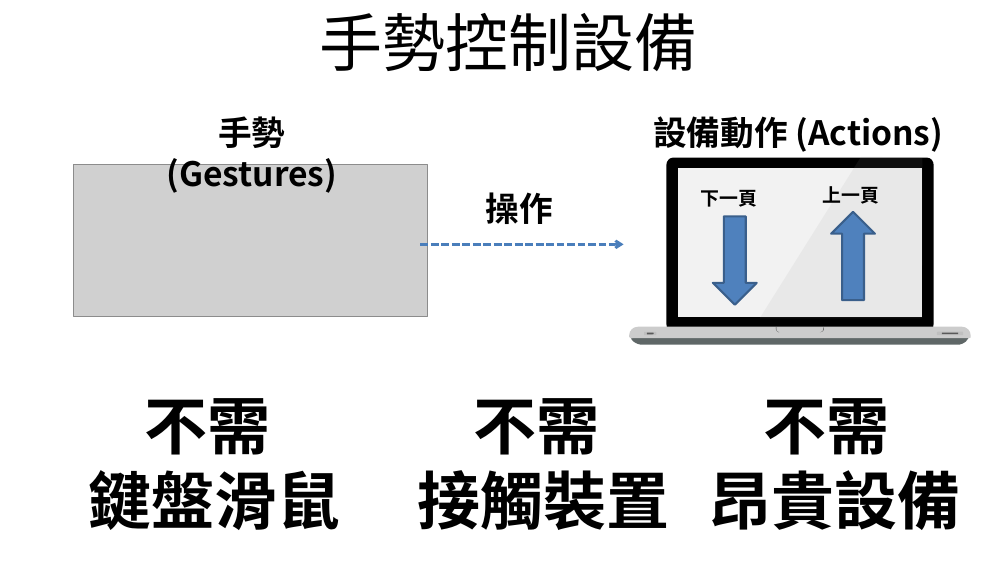
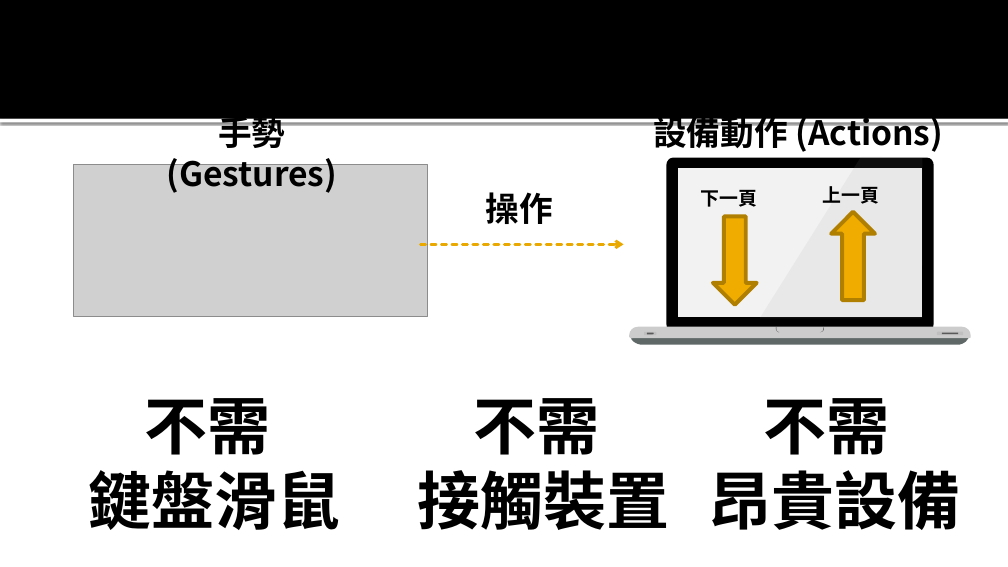
Before and after one commit to HCTsai/stylish_gesture_control, a slide deck: slide 2 of data/presentation_demo.pptx. Drawn at 1008x567 pixels with LibreOffice and Linux fonts; fonts in the diff are those of the drawing; grey boxes stand for pictures. Boxes give left, top, right and bottom in pixels: in the first picture for what was removed or moved away, otherwise in the second. Text is boxed around its words. In the diff, an @@ line names an element or a change of style, - is before the commit and + after.

```diff
--- a/data/presentation_demo.pptx
+++ b/data/presentation_demo.pptx
@@ rectangle added at (x1=0, y1=0, x2=1008, y2=119), fill #000000 @@
@@ text removed at (x1=320, y1=13, x2=698, y2=71) @@
-手勢控制設備
@@ rectangle added at (x1=0, y1=119, x2=1008, y2=123), fill #FFFFFF @@
@@ right arrow at (x1=713, y1=217, x2=757, y2=305): fill #4F81BD to #F0AD00; outline #3A5F8C 2 pt to #B28000 3.78 pt @@
@@ right arrow at (x1=831, y1=212, x2=875, y2=301): fill #4F81BD to #F0AD00; outline #3A5F8C 2 pt to #B28000 3.78 pt @@
@@ arrow (420, 244) - (624, 244): stroke #4B7EBC 2.5 pt dashed to #EBA900 2.5 pt dashed @@
```
Also in this commit, not shown: 11 other slides changed, 1 slide added, 1 slide removed, 12 other files.
